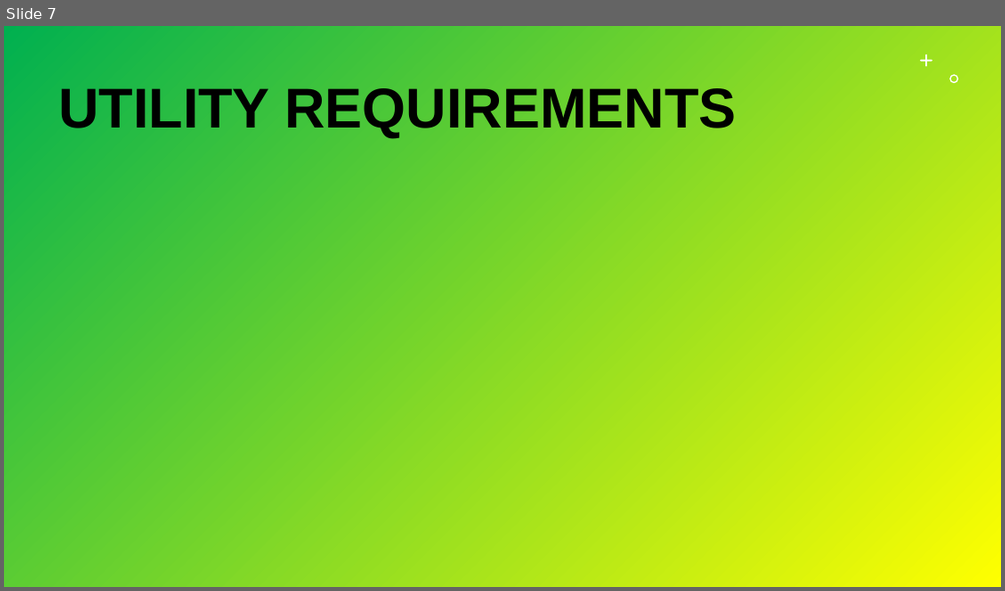
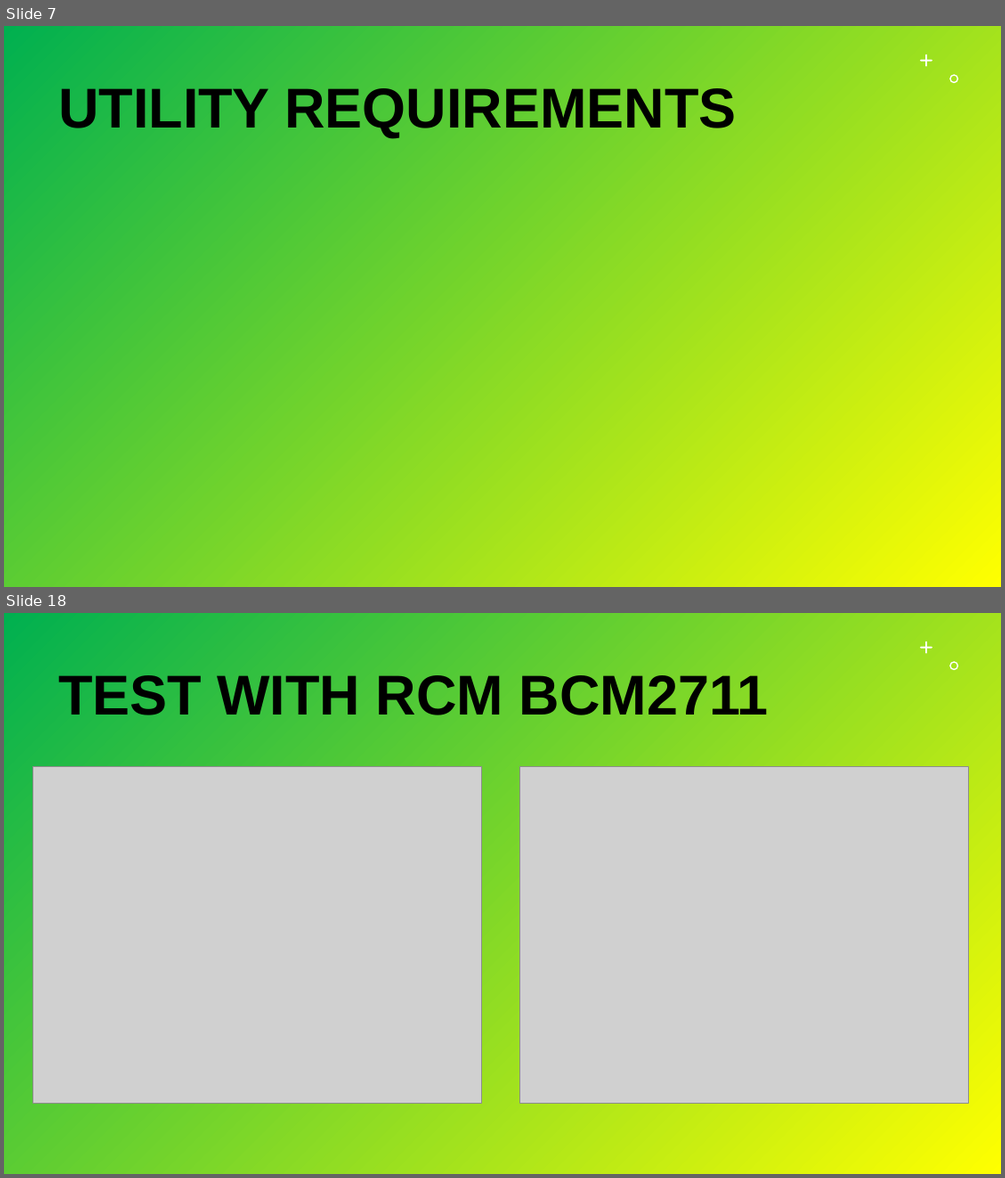
Before and after one commit to Durante94/Data-Protection-Privacy, a slide deck: Presentazione/presentazione.pptx. Shown one above the other, each under a label of ours: slide 7 before the commit, slides 7 and 18 after it; the slides between them are not shown. The pictures are 1005x591 and 1005x1178 pixels, drawn with LibreOffice and Linux fonts; fonts in the diff are those of the drawing; grey boxes stand for pictures. Boxes give left, top, right and bottom in pixels: in the first picture for what was removed or moved away, otherwise in the second. Text is boxed around its words. In the diff, an @@ line names an element or a change of style, - is before the commit and + after.

```diff
--- a/Presentazione/presentazione.pptx
+++ b/Presentazione/presentazione.pptx
@@ slide 18 added at (4, 613, 1001, 1174), background gradient #00B050 to #FFFF00; not listed: 2 template elements that a slide beside it also shows @@
@@ title added at (58, 675, 769, 715), 54 pt, text #000000, bold @@
+TEST WITH RCM BCM2711
@@ picture added at (33, 766, 482, 1103) @@
@@ picture added at (520, 766, 969, 1103) @@
```
Also in this commit, not shown: 5 slides changed, 4 other slides added, 3 other files.
